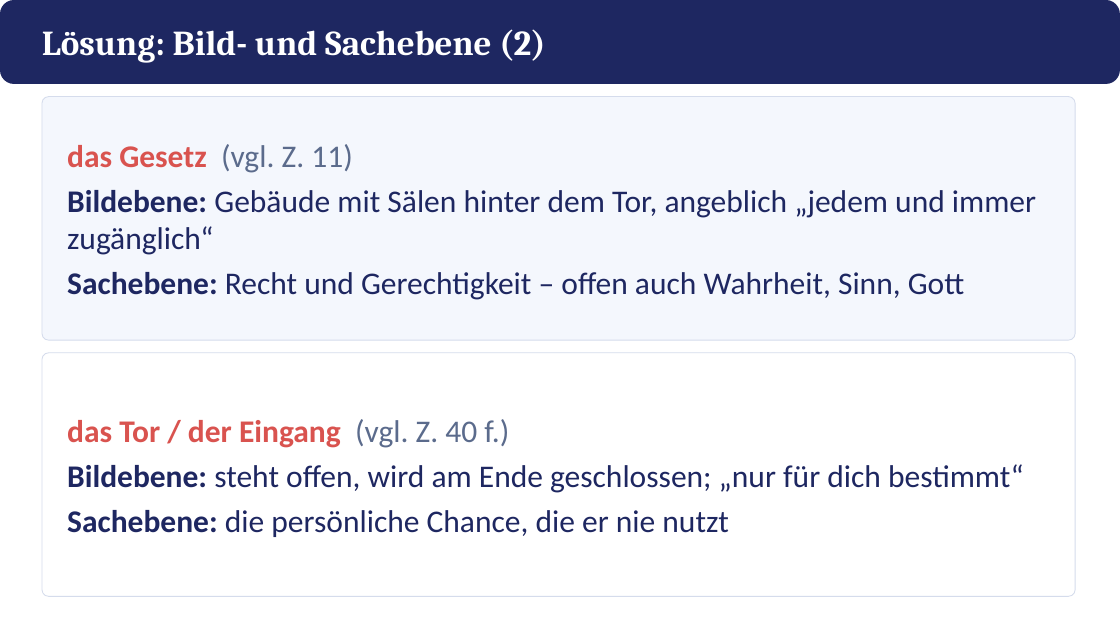
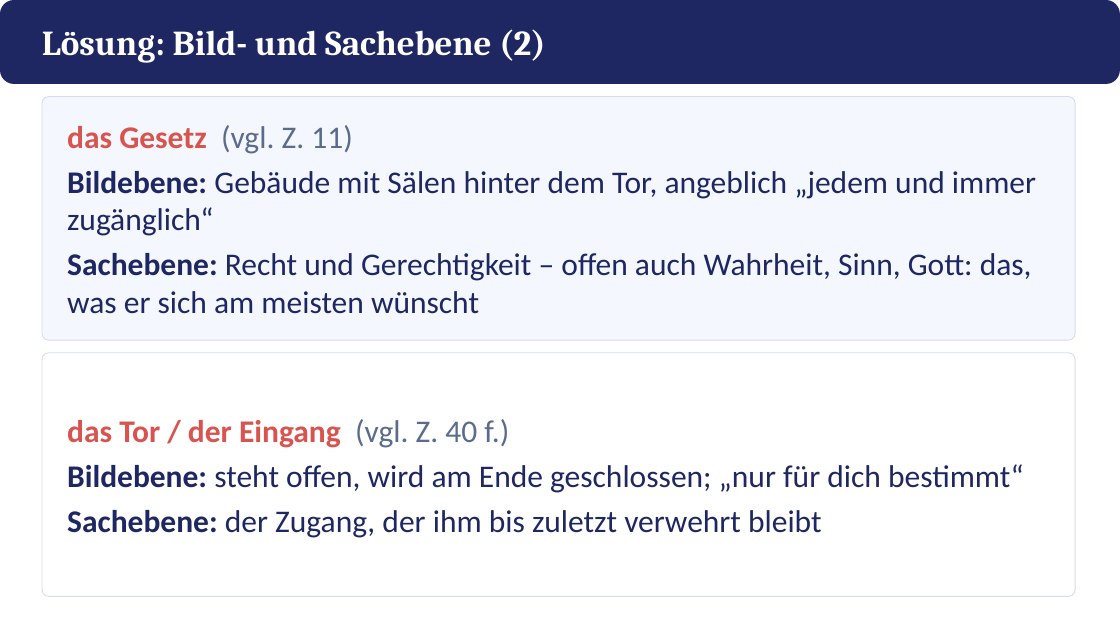
Before and after one commit to golzkonstantin-gif/Schule, a slide deck: slide 18 of Deutsch_11/Kafka_Vor_dem_Gesetz/Macht_Ohnmacht/Praesentation_Macht_Ohnmacht.pptx. Drawn at 1120x630 pixels with LibreOffice and Linux fonts; fonts in the diff are those of the drawing. Boxes give left, top, right and bottom in pixels: in the first picture for what was removed or moved away, otherwise in the second. Text is boxed around its words. In the diff, an @@ line names an element or a change of style, - is before the commit and + after.

```diff
--- a/Deutsch_11/Kafka_Vor_dem_Gesetz/Macht_Ohnmacht/Praesentation_Macht_Ohnmacht.pptx
+++ b/Deutsch_11/Kafka_Vor_dem_Gesetz/Macht_Ohnmacht/Praesentation_Macht_Ohnmacht.pptx
@@ text at bbox=[67, 253, 1032, 314]: text changed @@
-Sachebene: Recht und Gerechtigkeit – offen auch Wahrheit, Sinn, Gott
+Sachebene: Recht und Gerechtigkeit – offen auch Wahrheit, Sinn, Gott: das, was er sich am meisten wünscht
@@ text at bbox=[67, 510, 822, 538]: text changed @@
-Sachebene: die persönliche Chance, die er nie nutzt
+Sachebene: der Zugang, der ihm bis zuletzt verwehrt bleibt
```
Also in this commit, not shown: 2 other slides changed, 8 other files.
